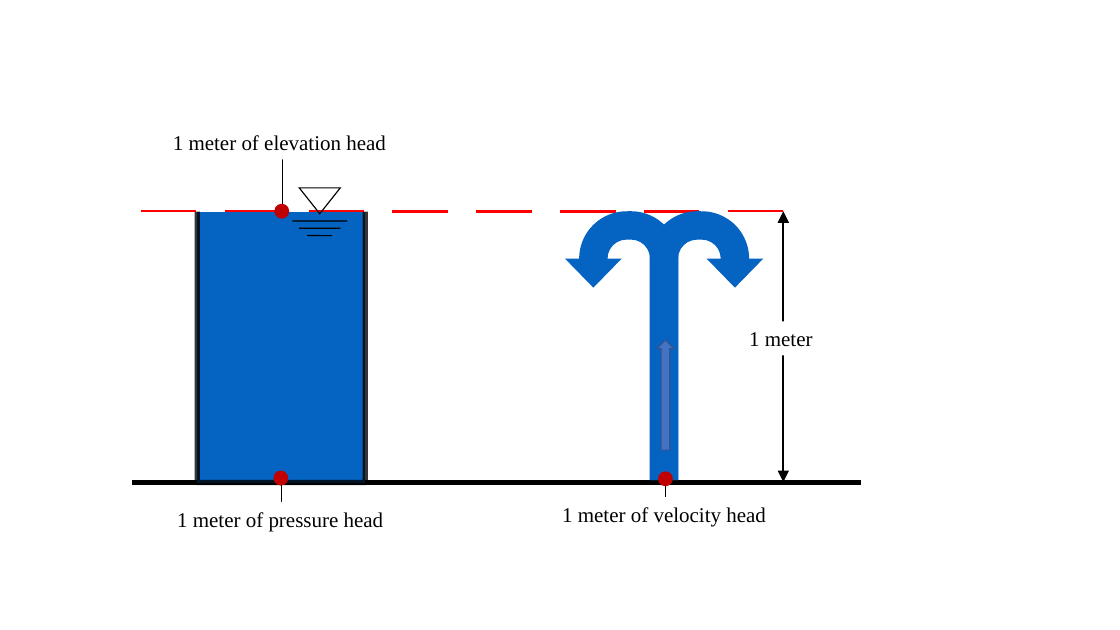
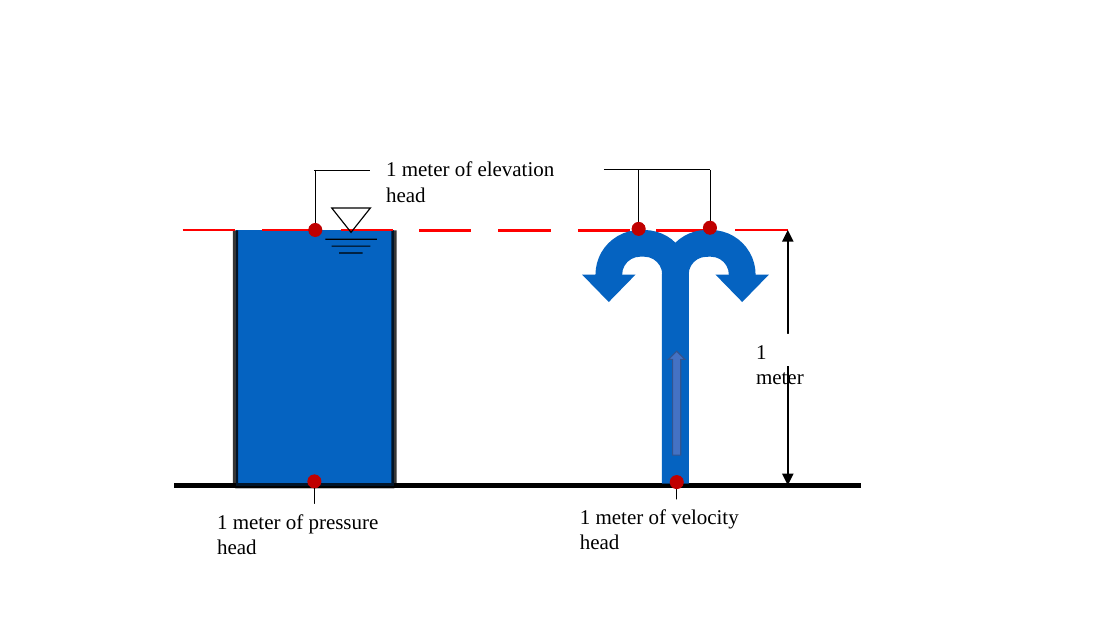
Before and after one commit to CEE-4540/python-tutorial-juandirection, a slide deck: slide 1 of AguaClara Water Treatment Plant Design/Cheat Sheets/Diagrams.pptx. Drawn at 1120x630 pixels with LibreOffice and Linux fonts; fonts in the diff are those of the drawing. Boxes give left, top, right and bottom in pixels: in the first picture for what was removed or moved away, otherwise in the second. Text is boxed around its words. In the diff, an @@ line names an element or a change of style, - is before the commit and + after.

```diff
--- a/AguaClara Water Treatment Plant Design/Cheat Sheets/Diagrams.pptx
+++ b/AguaClara Water Treatment Plant Design/Cheat Sheets/Diagrams.pptx
@@ line moved from (282, 148) - (282, 211) to (316, 170) - (316, 229) @@
@@ text "1 meter of elevation head" rewrapped from (173, 135, 386, 151) to (386, 161, 555, 203) @@
@@ group added at (314, 170, 717, 235): 4 lines, 2 ellipses @@
@@ line moved from (141, 211) - (197, 211) to (182, 230) - (235, 230) @@
@@ freeform shape: place and size @@
-freeform shape at (197, 212, 365, 482)
+freeform shape at (235, 230, 394, 486)
@@ line moved from (225, 211) - (281, 211) to (262, 230) - (314, 230) @@
@@ 1 line, 1 triangle, 1 ellipse: place and size @@
-1 line, 1 triangle, 1 ellipse at (275, 188, 347, 221)
+1 line, 1 triangle, 1 ellipse at (309, 208, 377, 239)
@@ line moved from (308, 211) - (365, 211) to (340, 230) - (393, 230) @@
@@ line moved from (392, 212) - (448, 212) to (419, 230) - (471, 230) @@
@@ line moved from (476, 212) - (532, 212) to (498, 230) - (551, 230) @@
@@ line moved from (560, 212) - (616, 212) to (578, 230) - (630, 230) @@
@@ uturn arrow: place and size @@
-uturn arrow at (565, 212, 679, 481)
+uturn arrow at (582, 230, 689, 484)
@@ line moved from (644, 212) - (700, 212) to (656, 230) - (709, 230) @@
@@ uturn arrow: place and size @@
-uturn arrow at (650, 212, 764, 481)
+uturn arrow at (662, 230, 769, 484)
@@ line moved from (728, 211) - (784, 211) to (736, 230) - (788, 230) @@
@@ double arrow moved from (784, 211) - (784, 482) to (788, 230) - (788, 486) @@
@@ line moved from (299, 229) - (340, 229) to (332, 246) - (371, 246) @@
@@ line moved from (308, 235) - (332, 235) to (339, 253) - (363, 253) @@
@@ up arrow: place and size @@
-up arrow at (657, 340, 675, 450)
+up arrow at (669, 351, 686, 455)
@@ text "1 meter" rewrapped from (749, 332, 813, 347) to (756, 345, 804, 389) @@
@@ ellipse: place and size @@
-ellipse at (274, 471, 287, 485)
+ellipse at (308, 475, 321, 487)
@@ ellipse: place and size @@
-ellipse at (659, 472, 672, 486)
+ellipse at (670, 476, 683, 488)
@@ line moved from (132, 482) - (860, 482) to (175, 486) - (860, 486) @@
@@ text "1 meter of pressure head" rewrapped from (177, 512, 384, 531) to (217, 514, 379, 555) @@
@@ line moved from (281, 485) - (281, 502) to (314, 488) - (314, 504) @@
@@ text "1 meter of velocity head" rewrapped from (562, 507, 766, 526) to (580, 509, 739, 550) @@
@@ line moved from (665, 482) - (665, 499) to (677, 486) - (677, 502) @@
```
Also in this commit, not shown: 2 other files.
